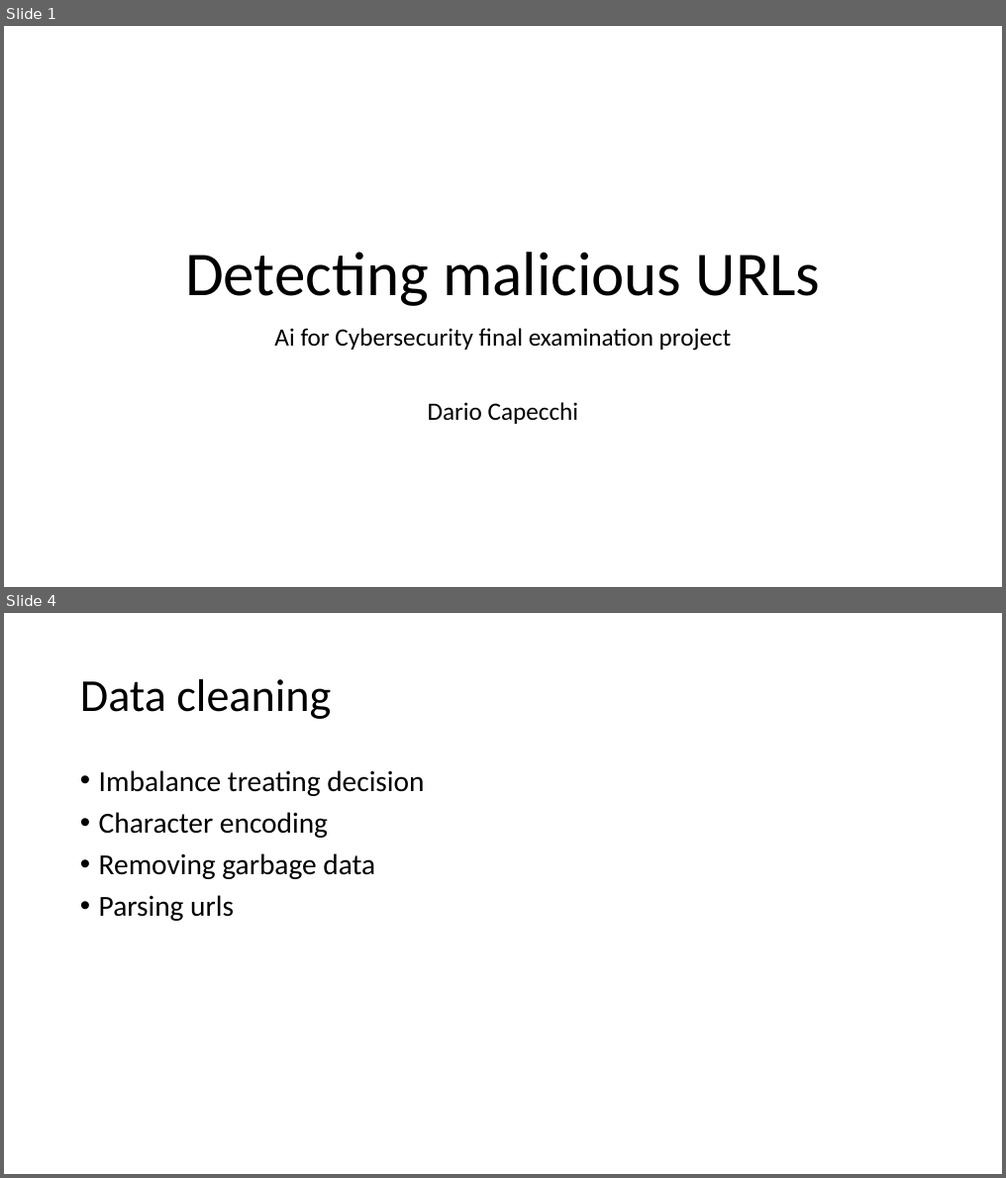
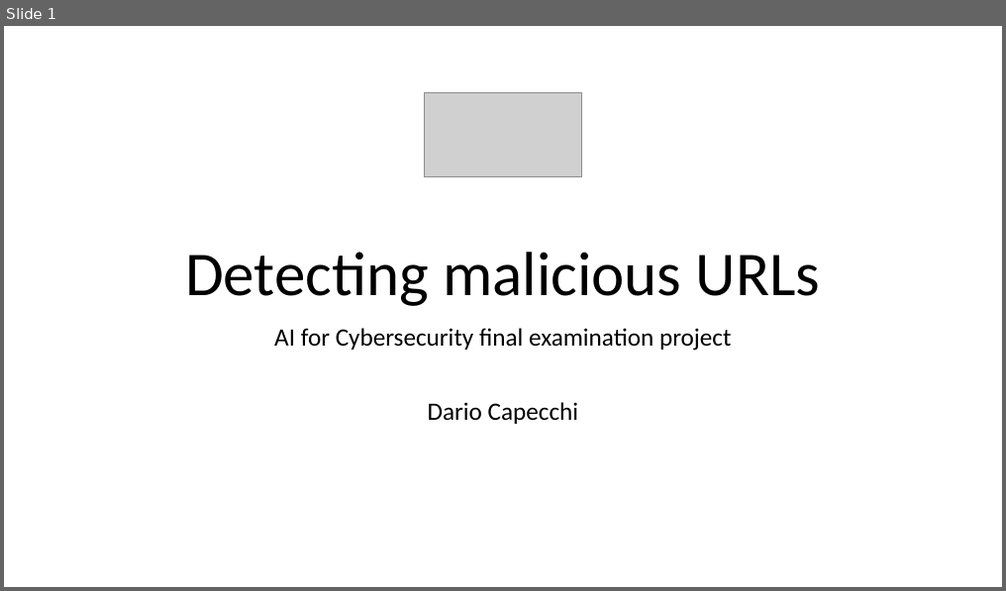
Before and after one commit to Metalcape/url-classifier, a slide deck: slides.pptx. Shown one above the other, each under a label of ours: slides 1 and 4 before the commit, slide 1 after it; the slides between them are not shown. The pictures are 1006x1178 and 1006x591 pixels, drawn with LibreOffice and Linux fonts; fonts in the diff are those of the drawing; grey boxes stand for pictures. Boxes give left, top, right and bottom in pixels: in the first picture for what was removed or moved away, otherwise in the second. Text is boxed around its words. In the diff, an @@ line names an element or a change of style, - is before the commit and + after.

```diff
--- a/slides.pptx
+++ b/slides.pptx
@@ slide 4 removed at [4,613,1002,1174], background #FFFFFF @@
@@ title removed at [80,679,331,719] @@
-Data cleaning
@@ text removed at [99,770,424,921] @@
-• Imbalance treating decision
-• Character encoding
-• Removing garbage data
-• Parsing urls
@@ slide 1 changed as well @@
@@ picture added at [425,92,582,176] @@
@@ subtitle at [274,328,732,351]: text changed @@
-Ai for Cybersecurity final examination project
+AI for Cybersecurity final examination project
```
Also in this commit, not shown: 3 other slides changed, 10 slides added, 3 other slides removed, 21 other files.
